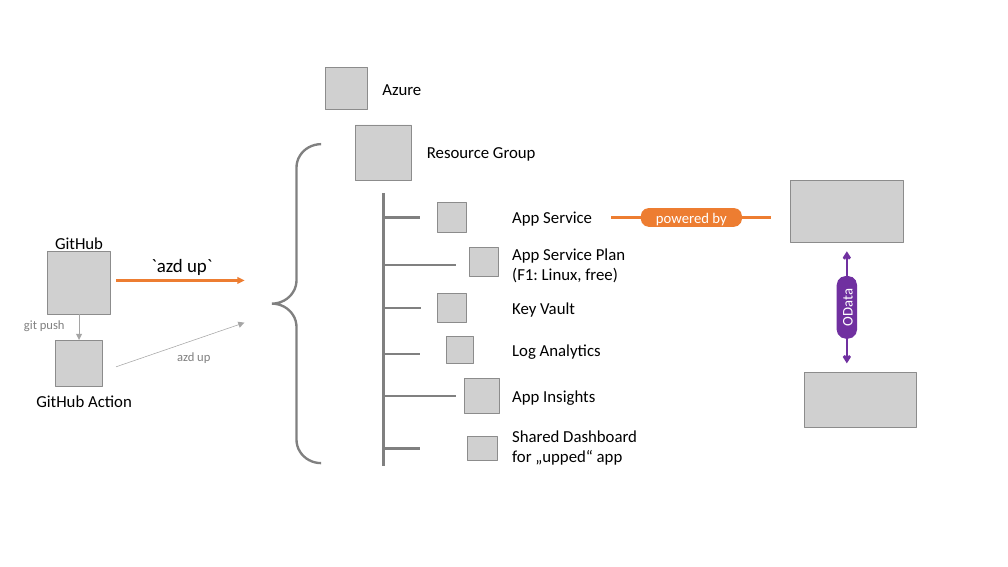
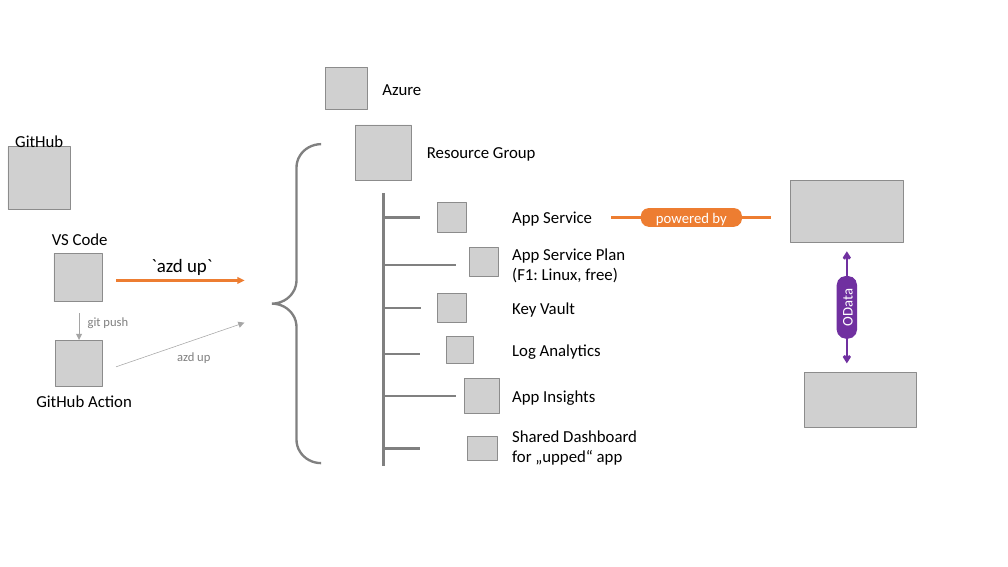
Before and after one commit to Azure-Samples/app-service-javascript-sap-cloud-sdk-quickstart, a slide deck: slide 1 of assets/drawings.pptx. Drawn at 1008x567 pixels with LibreOffice and Linux fonts; fonts in the diff are those of the drawing; grey boxes stand for pictures. Boxes give left, top, right and bottom in pixels: in the first picture for what was removed or moved away, otherwise in the second. Text is boxed around its words. In the diff, an @@ line names an element or a change of style, - is before the commit and + after.

```diff
--- a/assets/drawings.pptx
+++ b/assets/drawings.pptx
@@ text "GitHub": place and size @@
-text "GitHub" at [55, 237, 103, 252]
+text "GitHub" at [15, 133, 63, 147]
@@ picture: place and size @@
-picture at [48, 251, 110, 314]
+picture at [8, 147, 70, 209]
@@ text added at [52, 233, 108, 245], 16 pt, text #000000 @@
+VS Code
@@ picture added at [54, 253, 102, 302] @@
@@ text "git push": place and size @@
-text "git push" at [24, 320, 65, 331]
+text "git push" at [88, 317, 128, 328]
```
Also in this commit, not shown: 1 other file.
